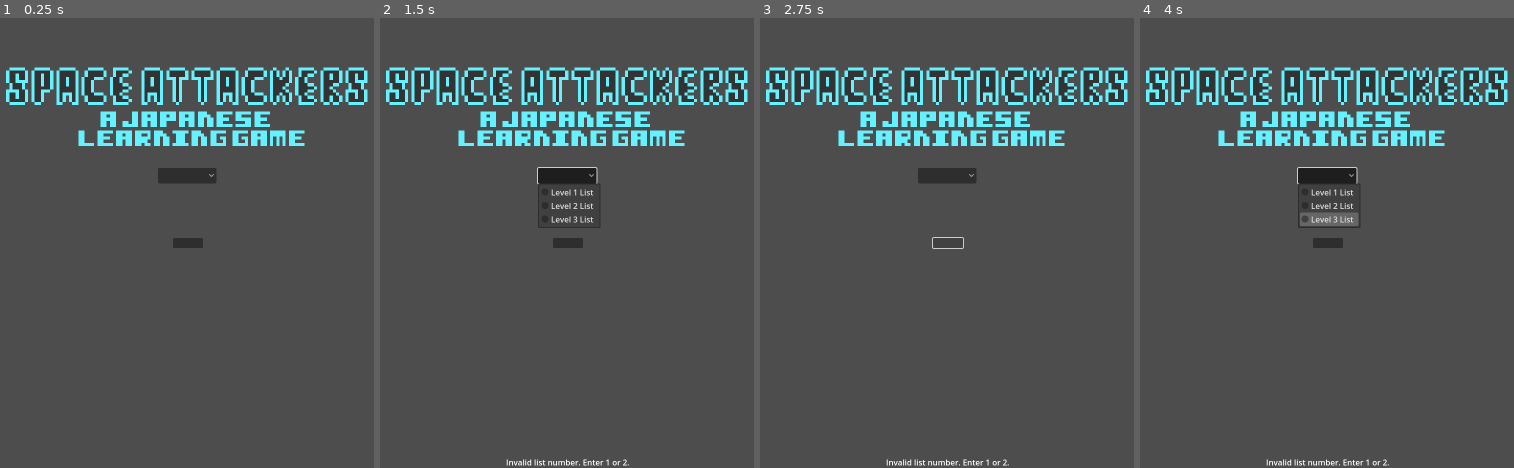
Above: before the commit, frames 1-4 (left to right).
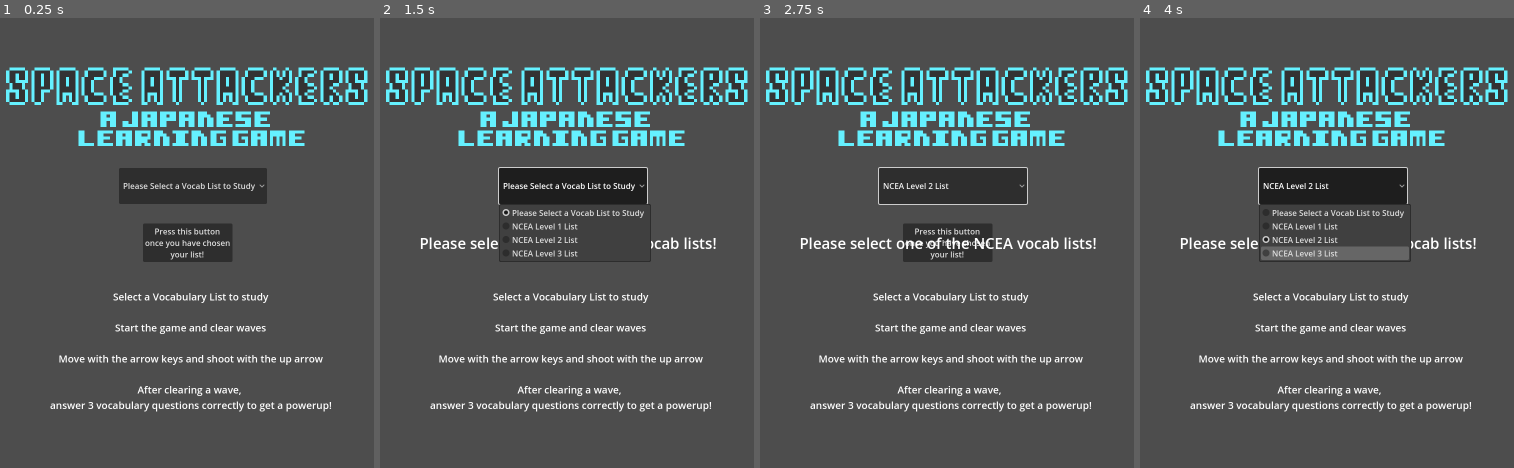
Above: after the commit, the same moments.

Repository: Charlie-Doutch/L3DigiTech-Game-Godot
Game: Godot game, scene res://Scenes/main.tscn
The game is run twice, just before and just after one commit, with the same random seed, the same clock (stepped at 60 frames per second) and the same inputs.
Inputs (mouse positions are in pixels of both pictures, inside the frame that each line leads up to; where the layout moved, square brackets give the same spot in the first picture):
- Up to frame 1 (0.25 s): no input
- Up to frame 2 (1.5 s): click (567, 243) at 0.5 s; click (574, 184) [567, 175] at 1.25 s
- Up to frame 3 (2.75 s): click (947, 243) at 2 s
- Up to frame 4 (4 s): click (1334, 184) [1327, 175] at 2.75 s; tap Enter at 3.5 s; hold Right (move_right) from 3.53 s (still down); hold Up (shoot) from 3.53 s (still down)

The runs differ from the first frame. In frame 1, 6.5% of the frame differs, in the area x 13-89%, y 33-88%; in frame 2, 6.6%; in frame 3, 7.7%; in frame 4, 7.8%, in the area x 10-90%, y 33-100%.

Commit message:
28/08/2025
I added instructions to the start page of the game, I also added labels on all of the buttons so that users can tell what they do. I increased the font size of many labels to make them easier to read. I made a small change to the flashcard system where the input box for answers disappears and is replaced with the correct or incorrect label depending on if the answer given was correct or not.

I got rid of any temporary functions that printed values to terminal as they were used for testing but are now not needed.

Diff:
--- a/Scenes/Flashcard.gd
+++ b/Scenes/Flashcard.gd
@@ -907,7 +907,6 @@
 
 func _on_confirm_pressed():
 	var SelectedList = $"../ListSelector".get_selected_id()
-	print(SelectedList)
 
 	if SelectedList == 0:
 		list = list1
@@ -916,7 +915,7 @@
 	elif SelectedList == 2:
 		list = list3
 	else:
-		$ResultLabel.text = "Invalid list number. Enter 1 or 2."
+		$ResultLabel.text = "Please select one of the NCEA vocab lists!"
 		$ResultLabel.visible = true
 		return
 
@@ -924,6 +923,7 @@
 	$"../title".visible = false
 	$"../ListSelector".visible = false
 	$ConfirmButton.visible = false
+	$"../instructions".visible = false
 
 	# Show quiz UI
 	$SubmitButton.visible = true
@@ -947,6 +947,7 @@
 
 # Called when the submit button is pressed
 func _on_submit_pressed():
+	$AnswerInput.visible = false
 	var user_answer = $AnswerInput.text.strip_edges().to_lower()
 	var correct_answer = list[current_word]
 
@@ -962,4 +963,5 @@
 		correct_answers = 0
 	if correct_answers < 3:
 		await get_tree().create_timer(3).timeout
+		$AnswerInput.visible = true
 		ask_question()
--- a/Scenes/enemy_spawn.gd
+++ b/Scenes/enemy_spawn.gd
@@ -129,7 +129,6 @@
 
 func on_enemy_destroyed():
 	enemies_destroyed += 1
-	print("Enemy destroyed: %d / %d" % [enemies_destroyed, enemy_total])
 	if enemies_destroyed == enemy_total:
 		wave += 1
 		emit_signal("wave_won", wave)
--- a/Scenes/flashcard.tscn
+++ b/Scenes/flashcard.tscn
@@ -19,47 +19,76 @@
 layout_mode = 2
 size_flags_horizontal = 4
 size_flags_vertical = 4
+text = "Press this button
+once you have chosen
+your list!"
 
 [node name="QuestionLabel" type="Label" parent="Node2D"]
 custom_minimum_size = Vector2(200, 80)
 layout_mode = 2
 size_flags_horizontal = 4
 size_flags_vertical = 0
+theme_override_font_sizes/font_size = 30
 
 [node name="AnswerInput" type="LineEdit" parent="Node2D"]
 custom_minimum_size = Vector2(200, 50)
 layout_mode = 2
 size_flags_horizontal = 4
 size_flags_vertical = 4
+theme_override_font_sizes/font_size = 18
+placeholder_text = "Type answer here"
+caret_blink = true
 
 [node name="SubmitButton" type="Button" parent="Node2D"]
 custom_minimum_size = Vector2(200, 80)
 layout_mode = 2
 size_flags_horizontal = 4
 size_flags_vertical = 8
+theme_override_font_sizes/font_size = 18
+text = "Submit answer"
 
 [node name="ResultLabel" type="Label" parent="Node2D"]
 layout_mode = 2
 size_flags_horizontal = 4
-size_flags_vertical = 8
+theme_override_font_sizes/font_size = 30
 
 [node name="ListSelector" type="OptionButton" parent="."]
-offset_left = 740.0
+offset_left = 662.0
 offset_top = 300.0
-offset_right = 857.0
-offset_bottom = 331.0
+offset_right = 958.0
+offset_bottom = 372.0
 size_flags_horizontal = 4
 size_flags_vertical = 4
-item_count = 3
-popup/item_0/text = "Level 1 List"
-popup/item_0/id = 0
-popup/item_1/text = "Level 2 List"
-popup/item_1/id = 1
-popup/item_2/text = "Level 3 List"
-popup/item_2/id = 2
+selected = 0
+item_count = 4
+popup/item_0/text = "Please Select a Vocab List to Study"
+popup/item_0/id = 3
+popup/item_1/text = "NCEA Level 1 List"
+popup/item_1/id = 0
+popup/item_2/text = "NCEA Level 2 List"
+popup/item_2/id = 1
+popup/item_3/text = "NCEA Level 3 List"
+popup/item_3/id = 2
 
 [node name="title" type="Sprite2D" parent="."]
 texture_filter = 1
 position = Vector2(807, 168)
 scale = Vector2(6.28125, 6.28125)
 texture = ExtResource("2_1txxf")
+
+[node name="instructions" type="Label" parent="."]
+offset_left = 495.0
+offset_top = 543.0
+offset_right = 1117.0
+offset_bottom = 722.0
+size_flags_horizontal = 4
+theme_override_font_sizes/font_size = 20
+text = "Select a Vocabulary List to study
+
+Start the game and clear waves
+
+Move with the arrow keys and shoot with the up arrow
+
+After clearing a wave,
+answer 3 vocabulary questions correctly to get a powerup!"
+horizontal_alignment = 1
--- a/Scenes/main.tscn
+++ b/Scenes/main.tscn
@@ -48,6 +48,8 @@
 offset_top = -420.0
 offset_right = -600.0
 offset_bottom = -330.0
+theme_override_colors/font_color = Color(1, 0.538897, 0.748916, 1)
+theme_override_font_sizes/font_size = 40
 script = ExtResource("4_jjvhh")
 
 [node name="Flashcard" parent="." instance=ExtResource("5_kry3j")]
@@ -57,6 +59,8 @@
 offset_top = -300.0
 offset_right = -600.0
 offset_bottom = -210.0
+theme_override_colors/font_color = Color(0.522279, 0.677126, 1, 1)
+theme_override_font_sizes/font_size = 40
 script = ExtResource("6_6bp64")
 
 [connection signal="area_entered" from="Walls/LeftWall" to="EnemySpawn" method="_on_left_wall_area_entered"]
--- a/Scenes/powerups.gd
+++ b/Scenes/powerups.gd
@@ -7,9 +7,6 @@
 	enemy.connect("wave_won", self.give_powerup)
 	var shooting = get_node("../ShootingOrigin")
 	var player = get_node("..")
-	print(player.player_speed)
-	print(player.player_health)
-	print(shooting.fire_rate)
 
 func give_powerup(_wave):
 	var powerup = randi() % 3
